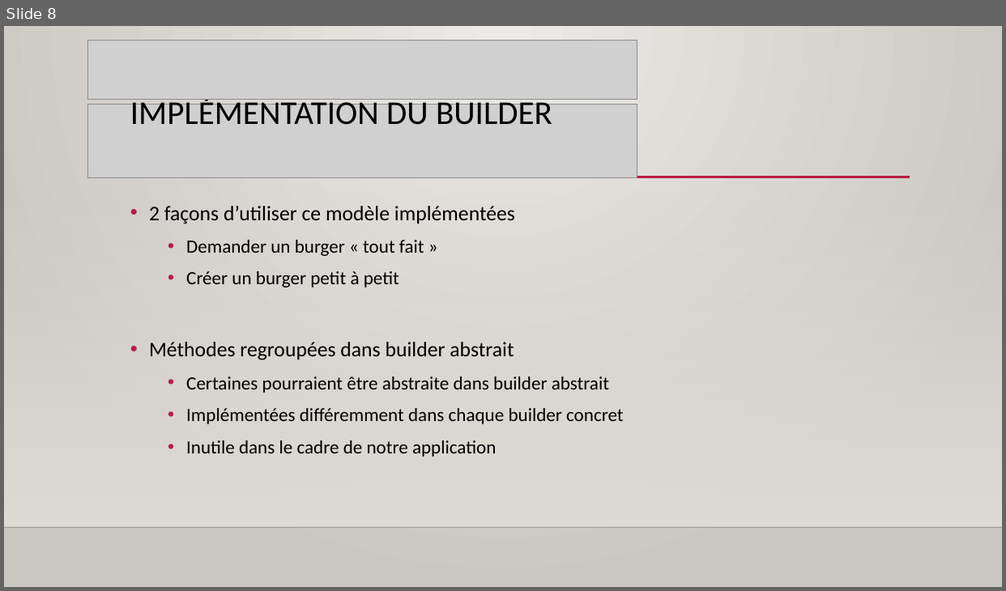
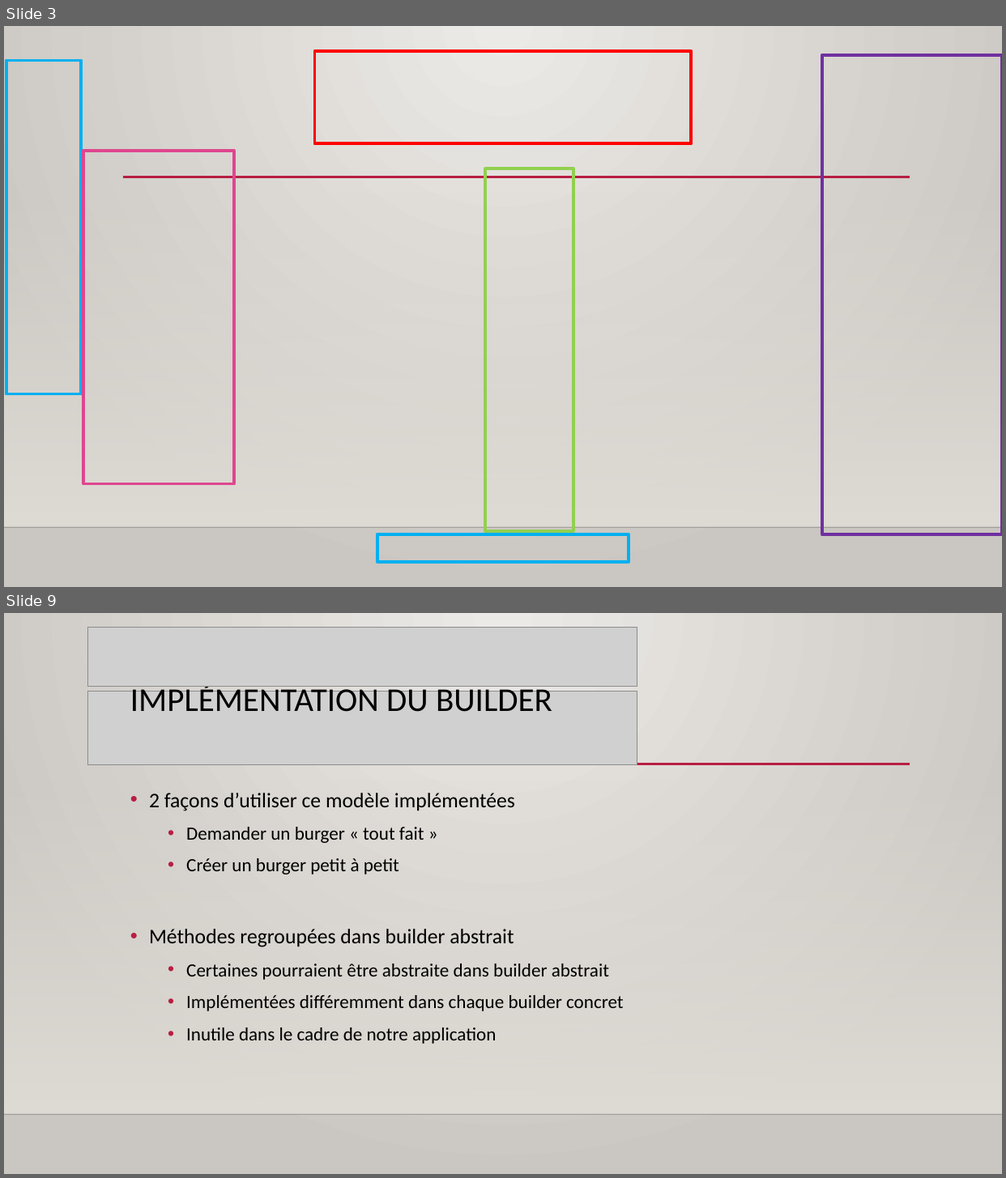
Before and after one commit to Jeremie-Chatillon/MCR_Presentation_Monteur, a slide deck: gamePrésentation/Burger Builder.pptx. Shown one above the other, each under a label of ours: slide 8 before the commit, slides 3 and 9 after it; the slides between them are not shown. The pictures are 1006x591 and 1006x1178 pixels, drawn with LibreOffice and Linux fonts; fonts in the diff are those of the drawing; grey boxes stand for pictures; background and template pictures are left out. Boxes give left, top, right and bottom in pixels: in the first picture for what was removed or moved away, otherwise in the second. Text is boxed around its words. In the diff, an @@ line names an element or a change of style, - is before the commit and + after.

```diff
--- a/gamePrésentation/Burger Builder.pptx
+++ b/gamePrésentation/Burger Builder.pptx
@@ slide 3 added at (4, 26, 1002, 587), background picture (left out); not listed: 3 template elements that a slide beside it also shows @@
@@ rectangle added at (6, 61, 81, 395), outline #00B0F0 3 pt @@
@@ rectangle added at (315, 50, 691, 143), outline #FF0000 3 pt @@
@@ rectangle added at (822, 55, 1002, 535), outline #7030A0 3 pt @@
@@ rectangle added at (83, 150, 234, 484), outline #DE478E 3 pt @@
@@ rectangle added at (485, 169, 573, 532), outline #92D050 3 pt @@
@@ rectangle added at (377, 535, 629, 562), outline #00B0F0 3 pt @@
@@ what was slide 8 is now slide 9 @@
```
Also in this commit, not shown: 4 slides changed, 3 other slides added, 4 slides removed, 8 other files.
